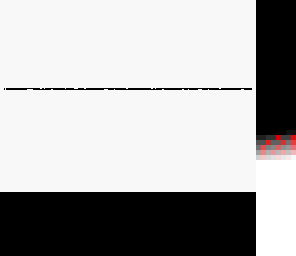
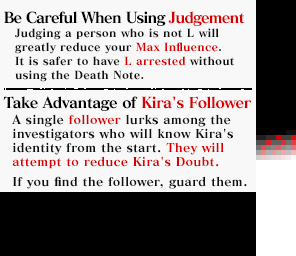
Layered file, before and after one edit (296x256). Changes by layer:
added layer "A single follower lurks among the investigators who will know K" above "Judging a person who is not L will greatly reduce your Max Infl" over [11, 114, 247, 189]
added layer "Judging a person who is not L will greatly reduce your Max Infl" above "Be Careful When Using Judgement Take Advantage of Kira's Follow" over [15, 28, 235, 82]
added layer "Be Careful When Using Judgement Take Advantage of Kira's Follow" above "Layer 1" over [3, 11, 252, 111]
